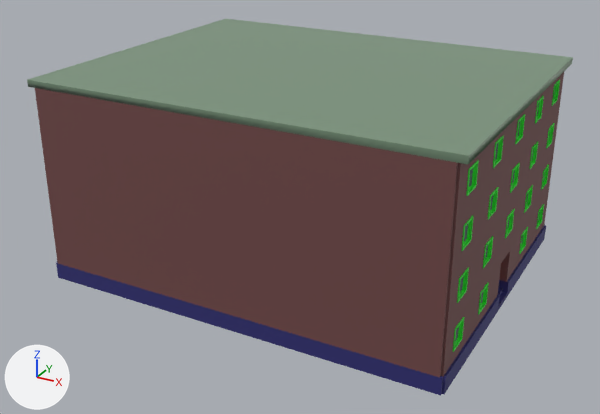
Two versions of the FBX model OSB3D/Assets/Prefabs/Import/Buildings/BR20_F04_02.fbx, one commit apart.
Before and after are seen from a 50 mm camera at (62.4, -54.9, 24.5) aimed at (39.8, -13.7, 3.9). Lighting does not change. The marker at lower left points along +X, +Y and +Z. Where no turn or scale is listed for an object, it has been applied to the vertices.

The first picture shows 'BR20_F04_02'.
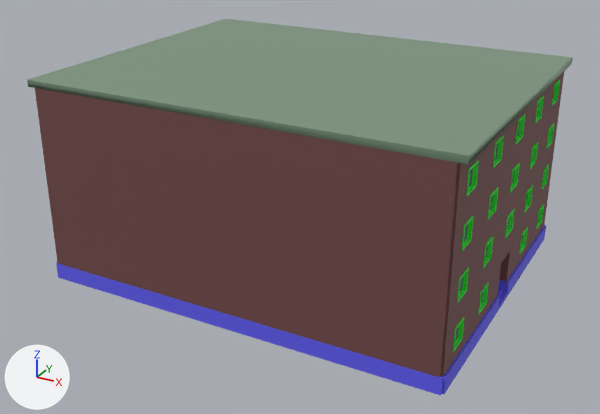
Where the newer file only moved an object's origin or applied its transform, the numbers keep the older frame.

Boxes [x1, y1, x2, y2] around the edits, measured in the pictures (600 x 414 px):
'BR20_F04_02', recoloured
    both: [56, 222, 546, 395]

What changed in the scene script:
```text
Change mat_plinth_004:
    mat_plinth_004.base_color: (0.0266, 0.0244, 0.168) -> (0.117, 0.106, 0.883)  # dark blue #2d2b72 -> blue #605cf1
```
